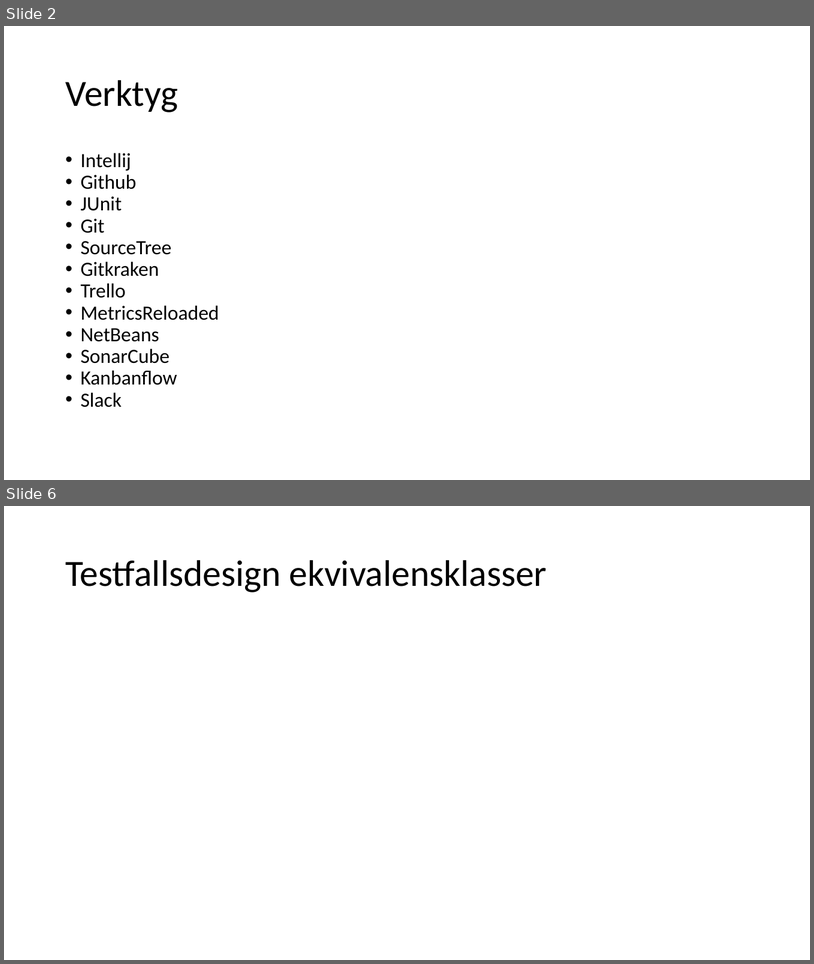
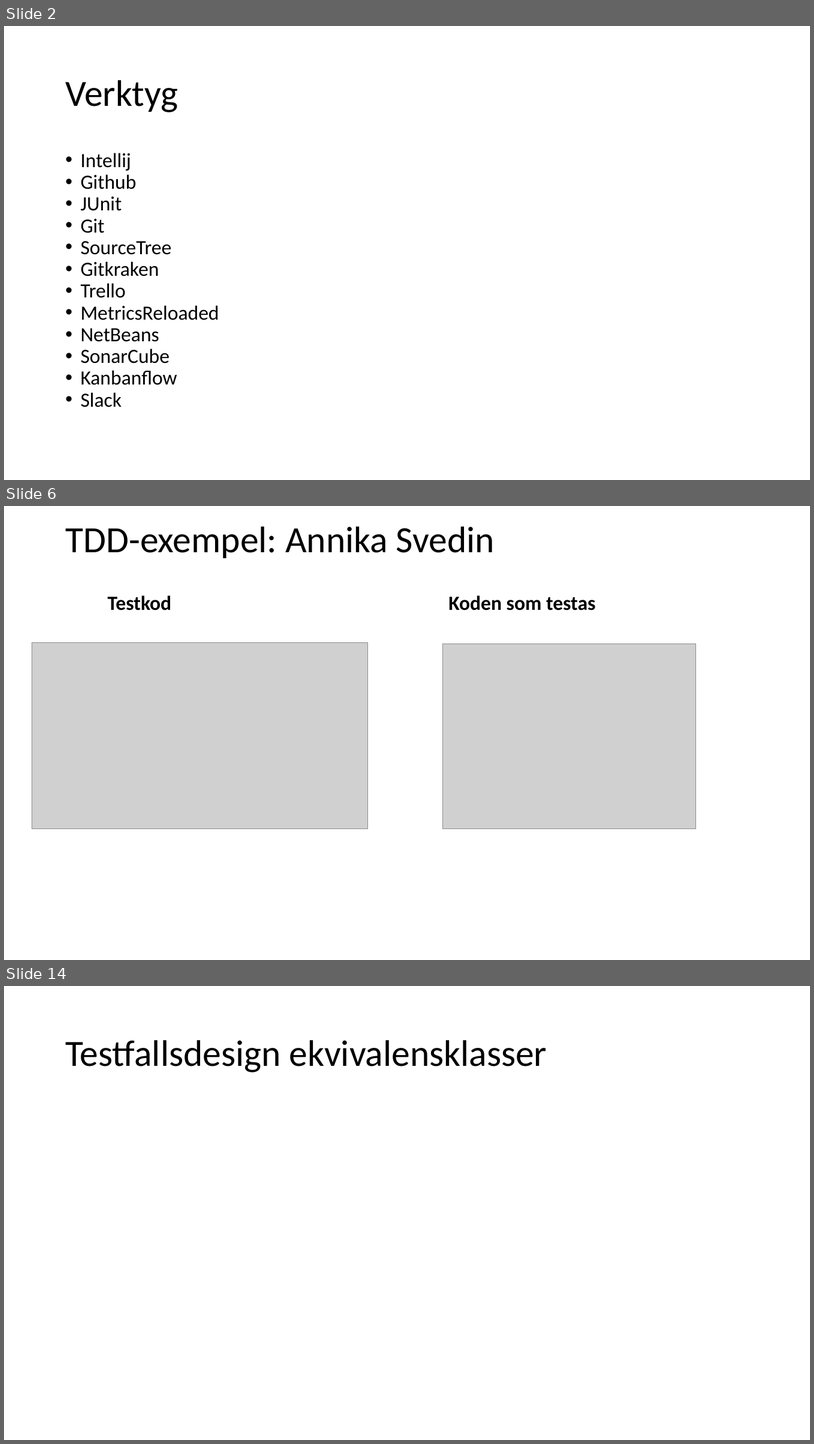
Before and after one commit to Pontussand/INTE2016Project, a slide deck: reports/Slutredovisning/slutredovisning_grupp2.pptx. Shown one above the other, each under a label of ours: slides 2 and 6 before the commit, slides 2, 6 and 14 after it; the slides between them are not shown. The pictures are 814x964 and 814x1444 pixels, drawn with LibreOffice and Linux fonts; fonts in the diff are those of the drawing; grey boxes stand for pictures. Boxes give left, top, right and bottom in pixels: in the first picture for what was removed or moved away, otherwise in the second. Text is boxed around its words. In the diff, an @@ line names an element or a change of style, - is before the commit and + after.

Commit message:
Uppdaterade rapporten med TDD för mig, Annika och Felix + fler test för touch utefter ekvivalensklasserna + sparade och la in det detaljerade klassdiagrammet som Felix tagit fram

```diff
--- a/reports/Slutredovisning/slutredovisning_grupp2.pptx
+++ b/reports/Slutredovisning/slutredovisning_grupp2.pptx
@@ slide 6 added at box(4, 506, 810, 960), background #FFFFFF @@
@@ text added at box(66, 526, 495, 558), 44 pt, text #000000 @@
+TDD-exempel: Annika Svedin
@@ text added at box(108, 595, 172, 610), 24 pt, text #000000, bold @@
+Testkod
@@ text added at box(449, 595, 596, 610), 24 pt, text #000000, bold @@
+Koden som testas
@@ picture added at box(32, 643, 368, 828) @@
@@ picture added at box(443, 644, 696, 828) @@
@@ what was slide 6 is now slide 14 @@
```
Also in this commit, not shown: 5 slides changed, 7 other slides added, 4 other files.
